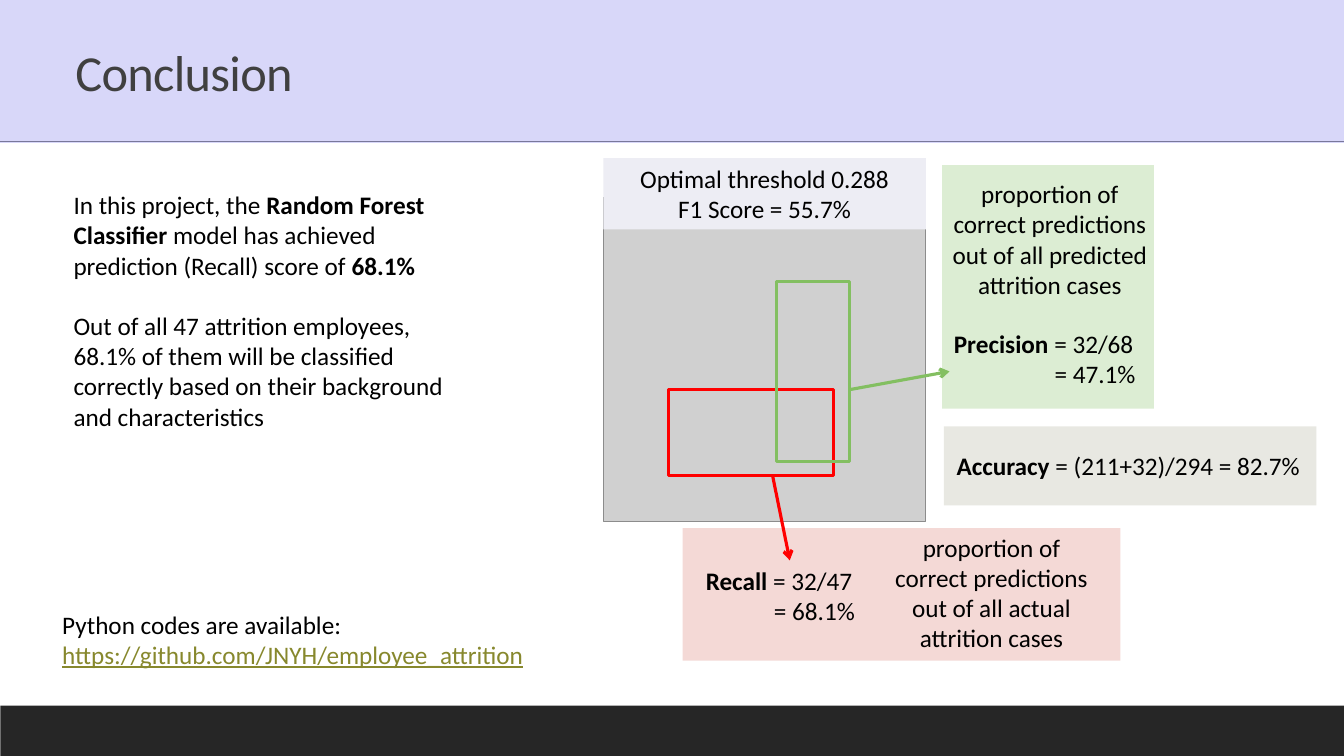
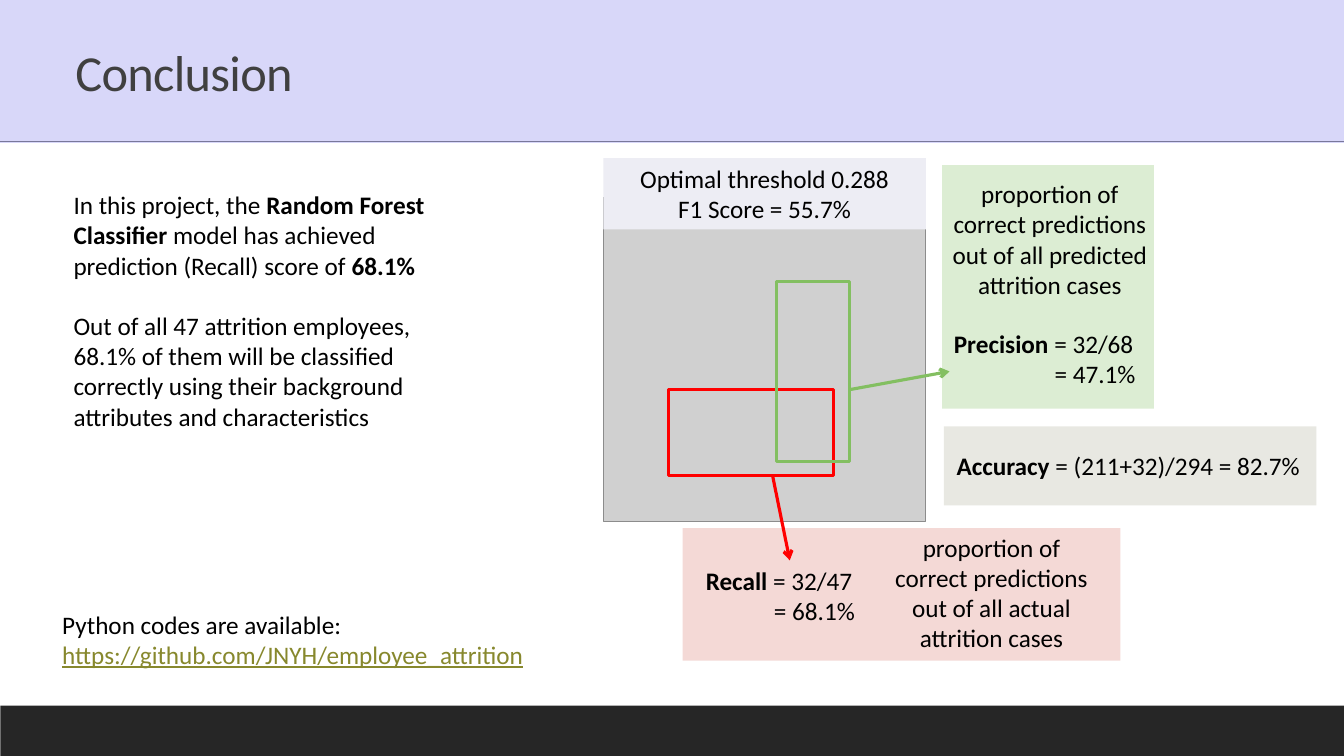
Before and after one commit to JNYH/employee_attrition, a slide deck: slide 11 of employee_attrition.pptx. Drawn at 1344x756 pixels with LibreOffice and Linux fonts; fonts in the diff are those of the drawing; grey boxes stand for pictures; background and template pictures are left out. Boxes give left, top, right and bottom in pixels: in the first picture for what was removed or moved away, otherwise in the second. Text is boxed around its words. In the diff, an @@ line names an element or a change of style, - is before the commit and + after.

```diff
--- a/employee_attrition.pptx
+++ b/employee_attrition.pptx
@@ text at [74,317,410,427]: text changed @@
-Out of all 47 attrition employees, 68.1% of them will be classified correctly based on their background and characteristics
+Out of all 47 attrition employees, 68.1% of them will be classified correctly using their background attributes and characteristics
```
Also in this commit, not shown: 4 other slides changed.
